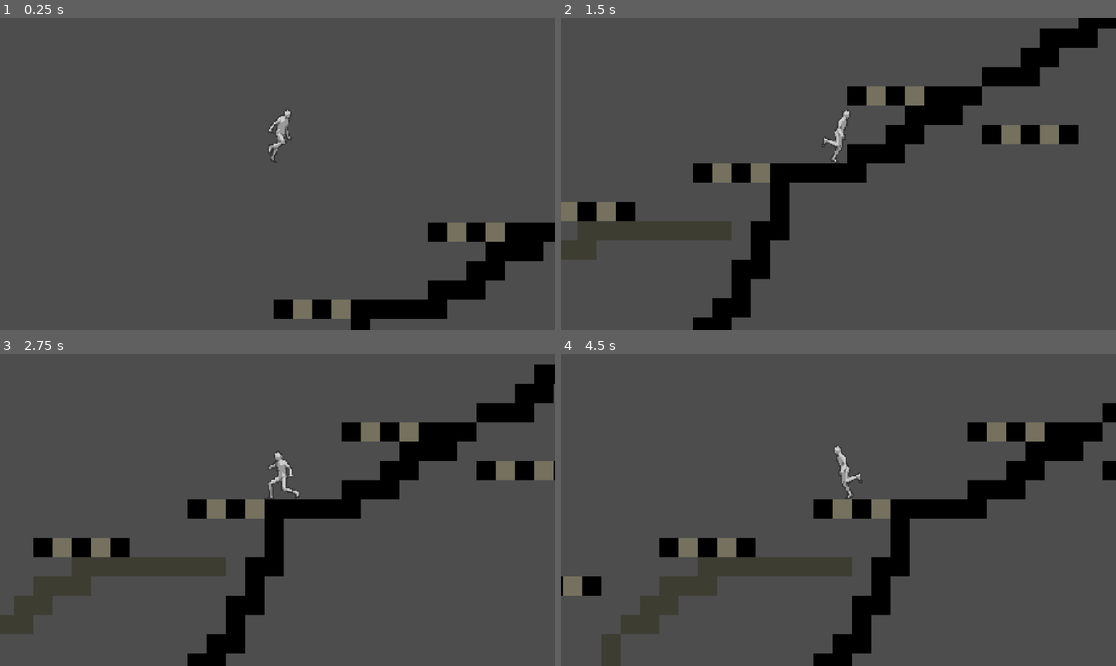
Above: before the commit, frames 1-4 (two rows, left to right).
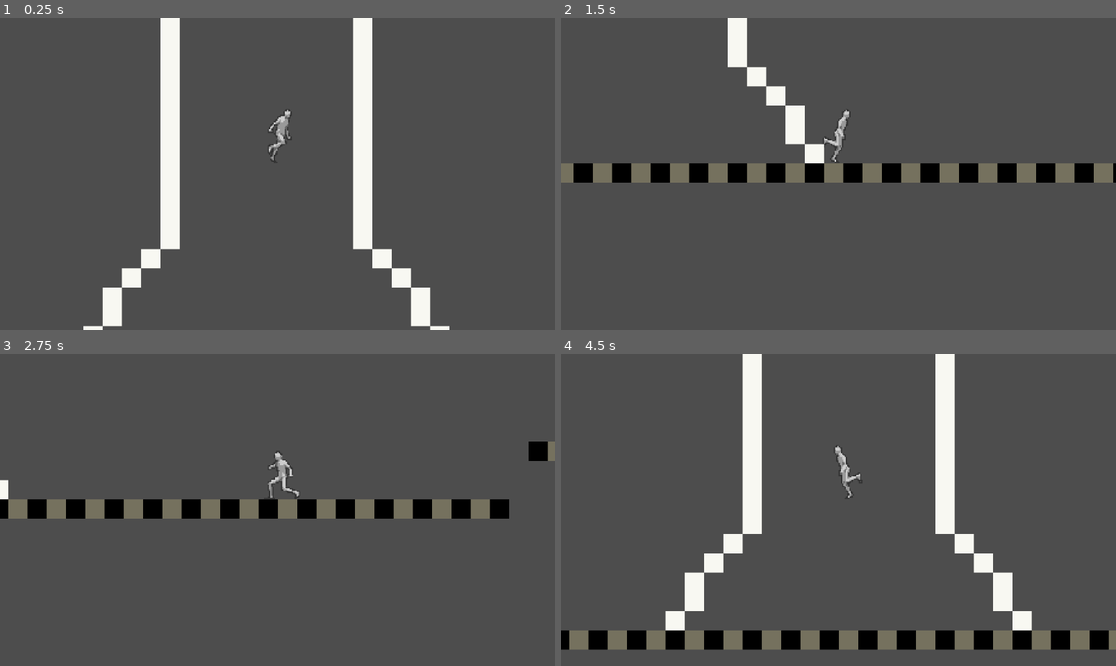
Above: after the commit, the same moments.

Repository: Sebas5750849/home-base_lab
Game: Godot game, scene res://scenes/game.tscn
Same seed, same stepped clock (60 frames per second), same inputs: the game is played once before the commit and once after it.
Inputs:
- Up to frame 1 (0.25 s): no input
- Up to frame 2 (1.5 s): hold Down (crouch) 0.53-1.28 s; hold Right (move_right) from 0.53 s (still down); tap Space (jump) at 0.77 s; tap Shift (dash) at 1.35 s
- Up to frame 3 (2.75 s): tap Space (jump) at 1.52 s; release Right (move_right) at 2.03 s; hold Left (move_left) from 2.03 s (still down); hold Down (crouch) from 2.03 s (still down)
- Up to frame 4 (4.5 s): release Left (move_left) at 2.78 s; release Down (crouch) at 2.78 s; hold Right (move_right) 2.78-4.28 s; tap Shift (dash) at 2.85, 4.35 s; tap Space (jump) at 3.02, 3.77 s; hold Down (crouch) 3.53-4.28 s; hold Left (move_left) from 4.28 s (still down)

The runs differ from the first frame. In frame 1, 12% of the frame differs, in the area x 15-100%, y 0-100%; in frame 2, 18%; in frame 3, 17%; in frame 4, 24%, in the area x 0-100%, y 0-100%.

Commit message:
Player position changed to start of level and zoomed out so when editor is opened, it will show the entire level

Diff:
--- a/scenes/game.tscn
+++ b/scenes/game.tscn
@@ -7,7 +7,7 @@
 [node name="Game" type="Node2D"]
 
 [node name="Player" parent="." instance=ExtResource("1_uwrxv")]
-position = Vector2(3350, -1622)
+position = Vector2(20, -172)
 
 [node name="Camera2D" type="Camera2D" parent="Player"]
 position = Vector2(-3, 9)
